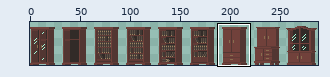
File history of a sprite sheet, Assets/Sprites/Sprites Decoraciones/WarDroves.png. Above, an overview of the earlier version with the close-up marked.
Close-up. Before:
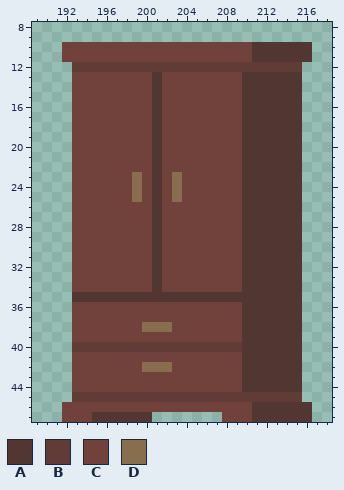
The file is 288x48 pixels. Colours within 5 levels of each other are drawn and written as one. Shown: x 189..218, y 8..47. The wide view leaves out empty margins. The commit also changed other parts of the picture, which this record leaves out.
Palette (. is transparent): A #523632  B #613b36  C #71413b  D #886e4f
The same view after the edit:
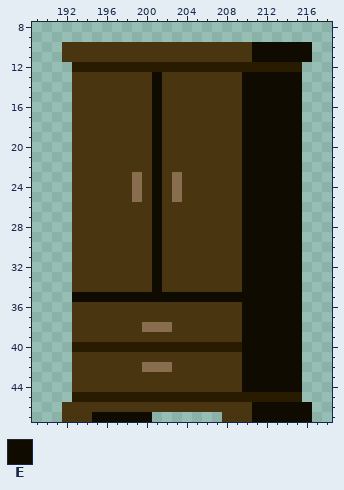
Colours new in this view: E #100b01
Change:
{"colour":"B","old":"#613b36","new":"#291b00"}
{"colour":"C","old":"#71413b","new":"#493611"}
{"y":10,"x":211,"old":"AAAAAA","new":"EEEEEE"}
{"y":11,"x":211,"old":"AAAAAA","new":"EEEEEE"}
{"y":13,"x":201,"old":"A","new":"E"}
{"y":13,"x":210,"old":"AAAAAA","new":"EEEEEE"}
{"y":14,"x":201,"old":"A","new":"E"}
{"y":14,"x":210,"old":"AAAAAA","new":"EEEEEE"}
{"y":15,"x":201,"old":"A","new":"E"}
{"y":15,"x":210,"old":"AAAAAA","new":"EEEEEE"}
{"y":16,"x":201,"old":"A","new":"E"}
{"y":16,"x":210,"old":"AAAAAA","new":"EEEEEE"}
{"y":17,"x":201,"old":"A","new":"E"}
{"y":17,"x":210,"old":"AAAAAA","new":"EEEEEE"}
{"y":18,"x":201,"old":"A","new":"E"}
{"y":18,"x":210,"old":"AAAAAA","new":"EEEEEE"}
{"y":19,"x":201,"old":"A","new":"E"}
{"y":19,"x":210,"old":"AAAAAA","new":"EEEEEE"}
{"y":20,"x":201,"old":"A","new":"E"}
{"y":20,"x":210,"old":"AAAAAA","new":"EEEEEE"}
{"y":21,"x":201,"old":"A","new":"E"}
{"y":21,"x":210,"old":"AAAAAA","new":"EEEEEE"}
{"y":22,"x":201,"old":"A","new":"E"}
{"y":22,"x":210,"old":"AAAAAA","new":"EEEEEE"}
{"y":23,"x":201,"old":"A","new":"E"}
{"y":23,"x":210,"old":"AAAAAA","new":"EEEEEE"}
{"y":24,"x":201,"old":"A","new":"E"}
{"y":24,"x":210,"old":"AAAAAA","new":"EEEEEE"}
{"y":25,"x":201,"old":"A","new":"E"}
{"y":25,"x":210,"old":"AAAAAA","new":"EEEEEE"}
{"y":26,"x":201,"old":"A","new":"E"}
{"y":26,"x":210,"old":"AAAAAA","new":"EEEEEE"}
{"y":27,"x":201,"old":"A","new":"E"}
{"y":27,"x":210,"old":"AAAAAA","new":"EEEEEE"}
{"y":28,"x":201,"old":"A","new":"E"}
{"y":28,"x":210,"old":"AAAAAA","new":"EEEEEE"}
{"y":29,"x":201,"old":"A","new":"E"}
{"y":29,"x":210,"old":"AAAAAA","new":"EEEEEE"}
{"y":30,"x":201,"old":"A","new":"E"}
{"y":30,"x":210,"old":"AAAAAA","new":"EEEEEE"}
{"y":31,"x":201,"old":"A","new":"E"}
{"y":31,"x":210,"old":"AAAAAA","new":"EEEEEE"}
{"y":32,"x":201,"old":"A","new":"E"}
{"y":32,"x":210,"old":"AAAAAA","new":"EEEEEE"}
{"y":33,"x":201,"old":"A","new":"E"}
{"y":33,"x":210,"old":"AAAAAA","new":"EEEEEE"}
{"y":34,"x":201,"old":"A","new":"E"}
{"y":34,"x":210,"old":"AAAAAA","new":"EEEEEE"}
{"y":35,"x":193,"old":"AAAAAAAAAAAAAAAAAAAAAAA","new":"EEEEEEEEEEEEEEEEEEEEEEE"}
{"y":36,"x":210,"old":"AAAAAA","new":"EEEEEE"}
{"y":37,"x":210,"old":"AAAAAA","new":"EEEEEE"}
{"y":38,"x":210,"old":"AAAAAA","new":"EEEEEE"}
{"y":39,"x":210,"old":"AAAAAA","new":"EEEEEE"}
{"y":40,"x":210,"old":"AAAAAA","new":"EEEEEE"}
{"y":41,"x":210,"old":"AAAAAA","new":"EEEEEE"}
{"y":42,"x":210,"old":"AAAAAA","new":"EEEEEE"}
{"y":43,"x":210,"old":"AAAAAA","new":"EEEEEE"}
{"y":44,"x":210,"old":"AAAAAA","new":"EEEEEE"}
{"y":46,"x":211,"old":"AAAAAA","new":"EEEEEE"}
{"y":47,"x":195,"old":"AAAAAA","new":"EEEEEE"}
{"y":47,"x":211,"old":"AAAAAA","new":"EEEEEE"}
{"label":"changed","picture_box":[62,42,312,422]}
